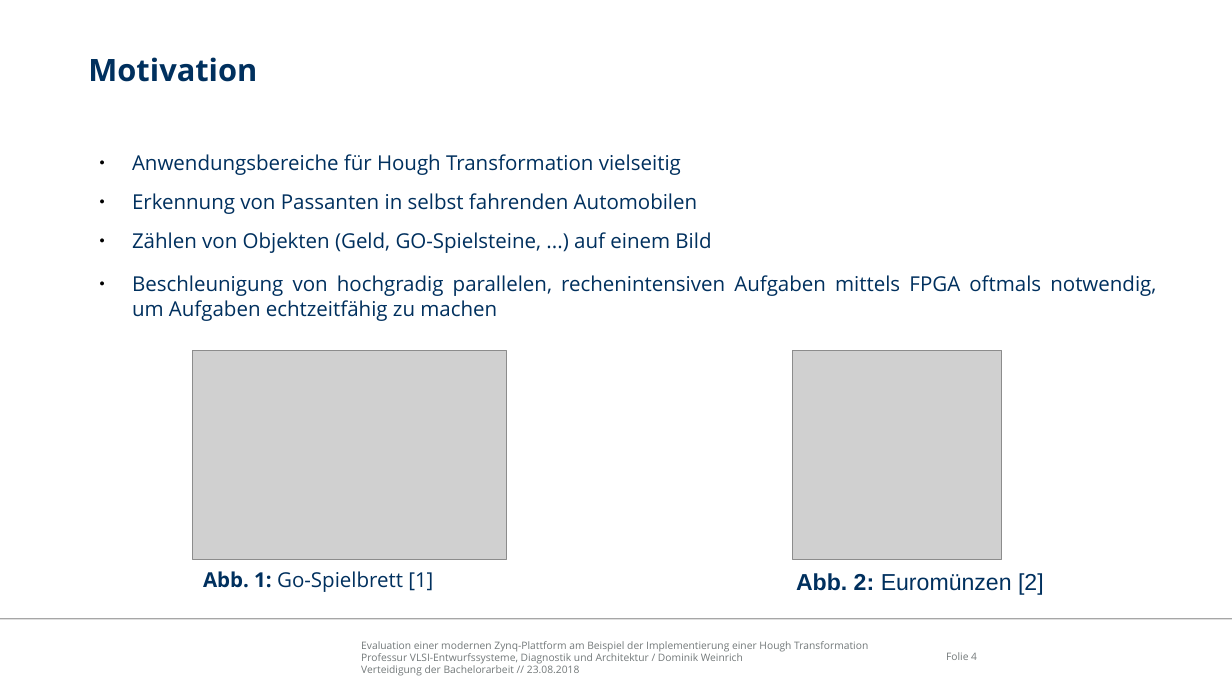
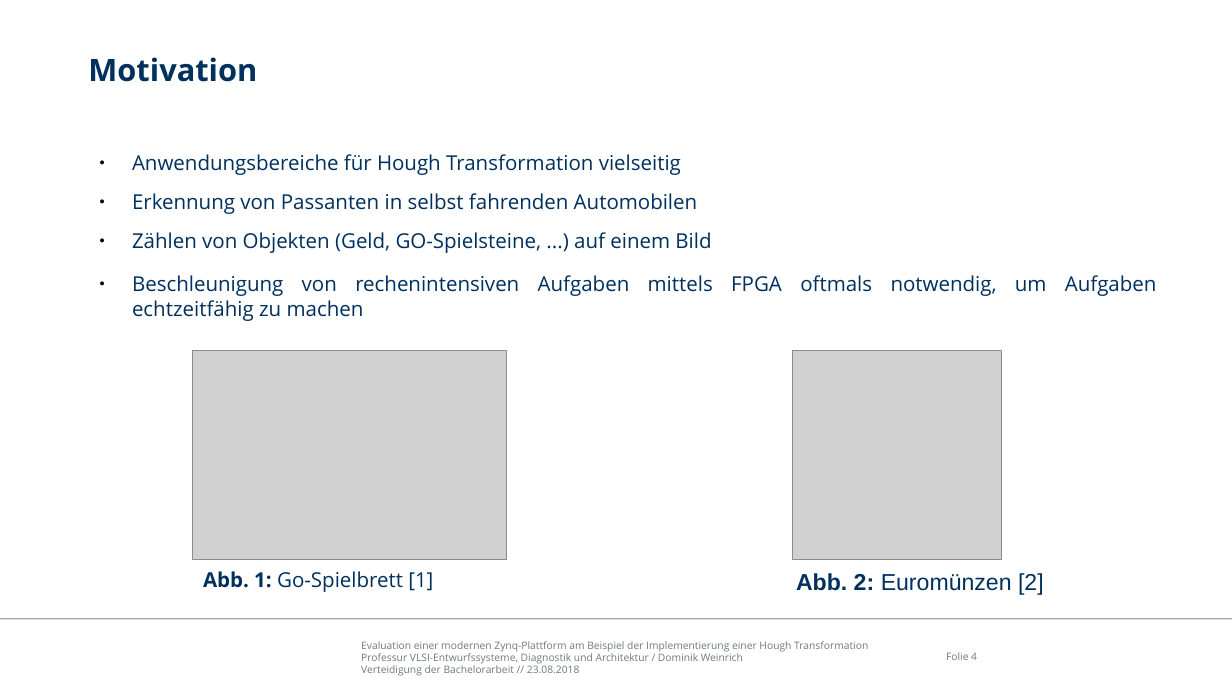
Before and after one commit to freeDom-/hough, a slide deck: slide 4 of Verteidigung/Verteidigung.odp. Drawn at 1232x693 pixels with LibreOffice and Linux fonts; fonts in the diff are those of the drawing; grey boxes stand for pictures; background and template pictures are left out. Boxes give left, top, right and bottom in pixels: in the first picture for what was removed or moved away, otherwise in the second. Text is boxed around its words. In the diff, an @@ line names an element or a change of style, - is before the commit and + after.

```diff
--- a/Verteidigung/Verteidigung.odp
+++ b/Verteidigung/Verteidigung.odp
@@ text at [132,275,1157,321]: text changed @@
-● Beschleunigung von hochgradig parallelen, rechenintensiven Aufgaben mittels FPGA oftmals notwendig, um Aufgaben echtzeitfähig zu machen
+● Beschleunigung von rechenintensiven Aufgaben mittels FPGA oftmals notwendig, um Aufgaben echtzeitfähig zu machen
```
Also in this commit, not shown: 11 other slides changed, 1 slide added, 1 other file.
